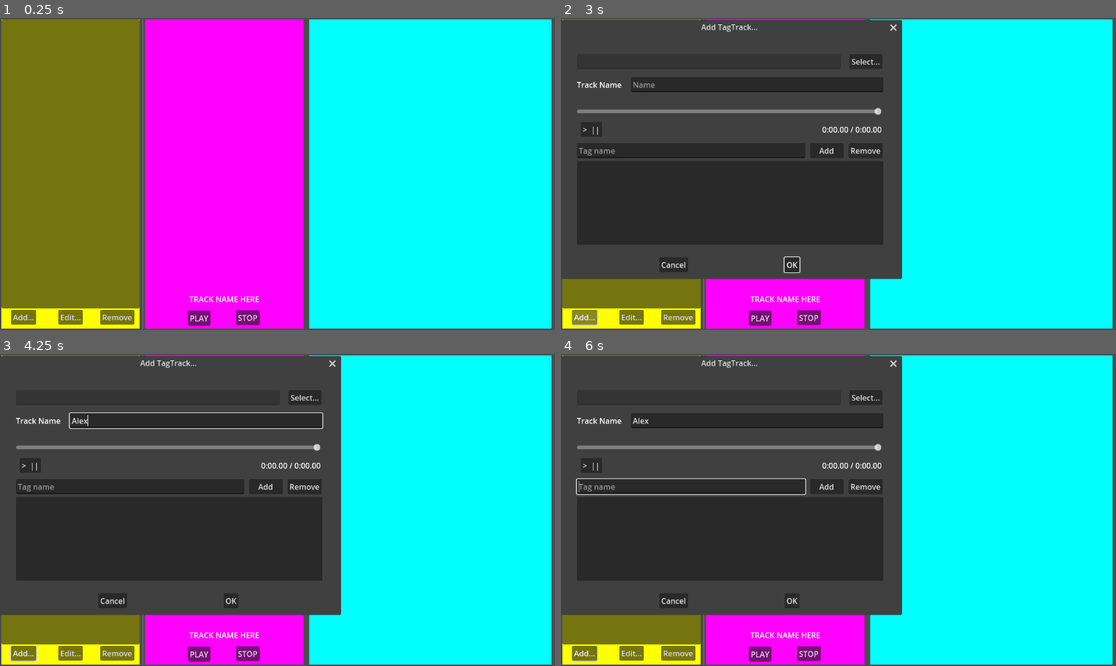
Above: before the commit, frames 1-4 (two rows, left to right).
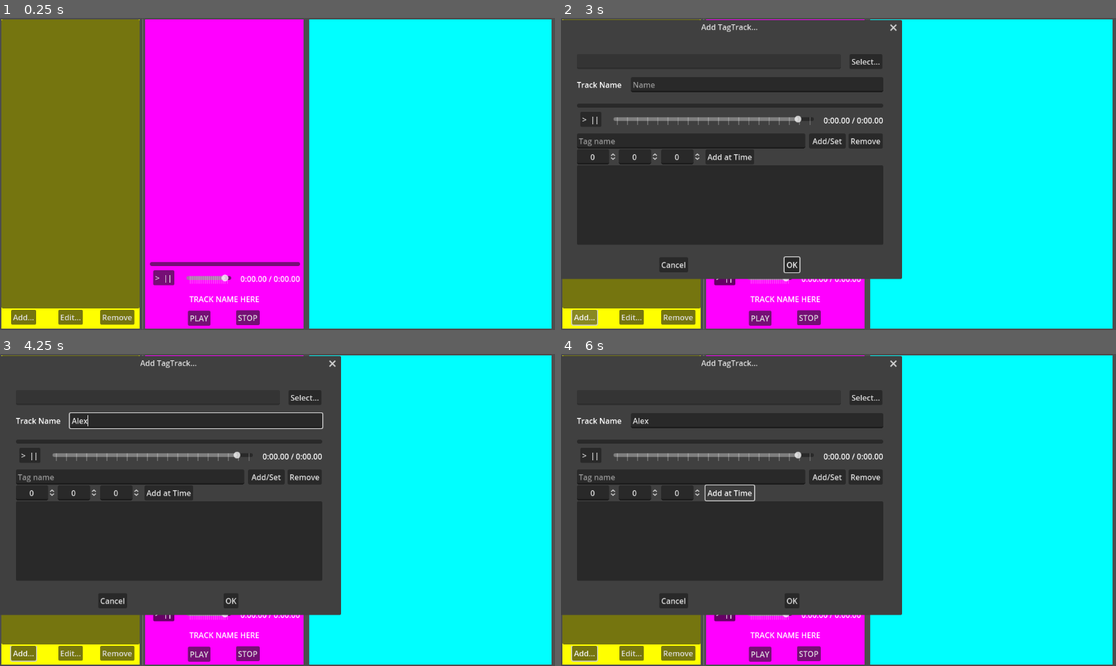
Above: after the commit, the same moments.

Repository: LawfulDickish/dunjam-master
Game: Godot game, scene res://main window.tscn
The game is run twice, just before and just after one commit, with the same random seed, the same clock (stepped at 60 frames per second) and the same inputs.
Inputs (mouse positions are in pixels of both pictures, inside the frame that each line leads up to):
- Up to frame 1 (0.25 s): no input
- Up to frame 2 (3 s): click (727, 276) at 0.5 s, where only the run after the commit has a clickable "> ||"; click "PLAY" at 1.25 s; click "PLAY" at 2 s; click "Add..." at 2.75 s
- Up to frame 3 (4.25 s): click (194, 419) at 3.52 s; type "Alex" at 3.6 s
- Up to frame 4 (6 s): click "Add" (after the commit: "Add/Set") at 4.25 s; click "Remove" at 5 s; click (727, 494) at 5.75 s, where only the run after the commit has a clickable "Add at Time"

The runs differ from the first frame. In frame 1, 0.8% of the frame differs, in the area x 26-55%, y 78-86%; in frame 2, 2.1%; in frame 3, 2.1%; in frame 4, 2.4%, in the area x 2-59%, y 28-86%.

Commit message:
Add_Track_Popup Functionality Test Push
Set the player to be its own scene and refactored the code so that it could be instantiated in the main window and pull double duty as the track player. Changed the song progress tracker to a scroll bar instead of a value bar, and shifted the value bar to control volume. Added the ability to numerically set the timestamps for tags, to allow for more precise adjustments. Will need to do some user testing to make sure interface is functional before moving on to core functionality

Diff:
--- a/add_track_popup.gd
+++ b/add_track_popup.gd
@@ -10,60 +10,22 @@
 
 # Called every frame. 'delta' is the elapsed time since the previous frame.
 func _process(delta: float) -> void:
-	if $SongProgress/AudioStreamPlayer.playing:
-		$SongProgress.value = $SongProgress/AudioStreamPlayer.get_playback_position()
 	pass
-
 
 func _on_file_select_button_pressed() -> void:
 	$TrackSelect.visible = true
 	pass # Replace with function body.
 
 func _on_track_select_file_selected(path: String) -> void:
-	$TagTrack.addtrack(path)
-	$Tags/List.clear()
-	$SongProgress/AudioStreamPlayer.stream = $TagTrack.track
-	$SongProgress.max_value = $SongProgress/AudioStreamPlayer.stream.get_length()
-	$SongProgress.value = 0
-	$SongProgress/Timecode.text = timecode_text($SongProgress.value) + " / " + timecode_text($SongProgress.max_value)
-	$SongProgress/PlayPause.button_pressed = false
-
+	$PlayerWidget.load_track_by_file(path)
 	$FilePath.text = path
 	$NameInput.text = path.substr(path.rfind("/")+1,path.rfind(".")-path.rfind("/")-1)
 	#Auto-completes the name based on the filename by grabbing a substring between the last instance of the path "/" and the filename "."
 	pass # Replace with function body.
 
 
-func _on_play_pause_toggled(toggled_on: bool) -> void:
-	if toggled_on:
-		$SongProgress/AudioStreamPlayer.play($SongProgress.value)
-	else:
-		$SongProgress/AudioStreamPlayer.stop()
-	pass # Replace with function body.
-
-
-func _on_song_progress_value_changed(value: float) -> void:
-	$SongProgress/Timecode.text = timecode_text($SongProgress.value) + " / " + timecode_text($SongProgress.max_value)
-	if $SongProgress/AudioStreamPlayer.playing and dragged:
-		$SongProgress/AudioStreamPlayer.seek($SongProgress.value)
-	pass # Replace with function body.
-
-func timecode_text(length: float, precision: float = 2) -> String:
-	var format = "%d:%0{0}.{1}f"
-	var offset = 3 if precision > 0 else 2
-	format = format.format([precision + offset, precision])
-	var timecode = format % [ length / 60 , length - (floor(length / 60) * 60)]
-	return timecode
-
-func text_timecode(timecode: String):
-	var length
-	var minutes = timecode.split(":")[0] as int
-	var seconds = timecode.split(":")[1] as float
-	length = minutes * 60.0 + seconds
-	return length
-
 func get_tag_name(tag: String) -> String: return tag.split(SEPARATOR)[1]
-func get_tag_timecode(tag: String) -> float: return text_timecode(tag.split(SEPARATOR)[0])
+func get_tag_timecode(tag: String) -> float: return $PlayerWidget.text_timecode(tag.split(SEPARATOR)[0])
 
 func get_tag_list() -> Array:
 	var names = []
@@ -71,42 +33,48 @@
 		names.append($Tags/List.get_item_text(x).split(SEPARATOR)[1])
 	return names
 
-
-func _on_song_progress_drag_started() -> void:
-	dragged = true
-	pass # Replace with function body.
-
-
-func _on_song_progress_drag_ended(value_changed: bool) -> void:
-	dragged = false
-	pass # Replace with function body.
-
-
-func _on_audio_stream_player_finished() -> void:
-	$SongProgress/PlayPause.button_pressed = false
-	pass # Replace with function body.
-
-
 func _on_add_pressed() -> void:
 	if !($Tags/Input.text == ""):
-		var name_code = timecode_text($SongProgress.value) + SEPARATOR + $Tags/Input.text
+		var name_code = $PlayerWidget.timecode_text($PlayerWidget/Progress.value) + SEPARATOR + $Tags/Input.text
 		if ($Tags/Input.text in get_tag_list()):
 			$Tags/List.set_item_text(get_tag_list().find($Tags/Input.text),name_code)
 		else:
 			$Tags/List.add_item(name_code)
 		$Tags/Input.text = ""
-	pass # Replace with function body.
+
+	#Sets the timecode spinners to the current time even if nothing is added to tags
+	set_time_spinners($PlayerWidget/Progress.value)
+	pass
 
 
 func _on_remove_pressed() -> void:
 	for select in $Tags/List.get_selected_items():
 		$Tags/List.remove_item(select)
-	pass # Replace with function body.
+	pass
 
 
 func _on_list_item_activated(index: int) -> void:
-	if $SongProgress/AudioStreamPlayer.playing:
-		$SongProgress/AudioStreamPlayer.seek(get_tag_timecode($Tags/List.get_item_text(index)))
+	if $PlayerWidget/AudioStreamPlayer.playing:
+		$PlayerWidget/AudioStreamPlayer.seek(get_tag_timecode($Tags/List.get_item_text(index)))
 	else:
-		$SongProgress.value = get_tag_timecode($Tags/List.get_item_text(index))
-	pass # Replace with function body.
+		$PlayerWidget/Progress.value = get_tag_timecode($Tags/List.get_item_text(index))
+	pass
+
+
+func set_time_spinners(timestamp: float) -> void:
+	$Tags/Minutes.value = floor(timestamp / 60)
+	$Tags/Seconds.value = (timestamp as int) % 60
+	$Tags/Milliseconds.value = (timestamp - floor(timestamp)) * 100
+	pass
+
+
+func _on_add_at_time_pressed() -> void:
+	if !($Tags/Input.text == ""):
+		var test = "%d:%02d.%02d" % [$Tags/Minutes.value,$Tags/Seconds.value,$Tags/Milliseconds.value]
+		var name_code = test + SEPARATOR + $Tags/Input.text
+		if ($Tags/Input.text in get_tag_list()):
+			$Tags/List.set_item_text(get_tag_list().find($Tags/Input.text),name_code)
+		else:
+			$Tags/List.add_item(name_code)
+		$Tags/Input.text = ""
+	pass
--- a/add_track_popup.tscn
+++ b/add_track_popup.tscn
@@ -1,7 +1,8 @@
-[gd_scene load_steps=3 format=3 uid="uid://hvkjwb6jw32m"]
+[gd_scene load_steps=4 format=3 uid="uid://hvkjwb6jw32m"]
 
 [ext_resource type="Script" path="res://add_track_popup.gd" id="1_4rbui"]
 [ext_resource type="PackedScene" uid="uid://p4edf6k1vy48" path="res://tag_track.tscn" id="2_ym7ur"]
+[ext_resource type="PackedScene" uid="uid://bw8huqk4q6gpa" path="res://player.tscn" id="3_ds3gb"]
 
 [node name="AddTrackPopup" type="Control"]
 layout_mode = 3
@@ -73,42 +74,15 @@
 offset_bottom = 27.0
 text = "Track Name"
 
-[node name="SongProgress" type="HSlider" parent="."]
+[node name="PlayerWidget" parent="." instance=ExtResource("3_ds3gb")]
 layout_mode = 1
 anchors_preset = 10
-anchor_right = 1.0
+anchor_left = 0.0
+anchor_bottom = 0.0
 offset_left = 25.0
-offset_top = 136.0
-offset_right = -25.0
-offset_bottom = 164.0
-grow_horizontal = 2
-max_value = 0.0
-step = 0.01
-
-[node name="AudioStreamPlayer" type="AudioStreamPlayer" parent="SongProgress"]
-
-[node name="Timecode" type="Label" parent="SongProgress"]
-layout_mode = 1
-anchors_preset = 1
-anchor_left = 1.0
-anchor_right = 1.0
-offset_left = -125.0
-offset_top = 40.0
-offset_right = -1.00018
-offset_bottom = 63.0
-grow_horizontal = 0
-text = "0:00.00 / 0:00.00"
-horizontal_alignment = 2
-
-[node name="PlayPause" type="Button" parent="SongProgress"]
-layout_mode = 0
-offset_left = 8.0
-offset_top = 36.0
-offset_right = 52.0
-offset_bottom = 67.0
-toggle_mode = true
-text = ">  ||
-"
+offset_top = 122.0
+offset_right = -23.0002
+offset_bottom = 196.0
 
 [node name="Tags" type="Control" parent="."]
 layout_mode = 1
@@ -116,7 +90,7 @@
 anchor_right = 1.0
 anchor_bottom = 1.0
 offset_left = 25.0
-offset_top = 216.0
+offset_top = 196.0
 offset_right = -23.0002
 offset_bottom = -16.0
 grow_horizontal = 2
@@ -126,7 +100,7 @@
 layout_mode = 2
 anchor_right = 1.0
 anchor_bottom = 1.0
-offset_top = 37.0
+offset_top = 66.0
 auto_height = true
 text_overrun_behavior = 2
 max_columns = 0
@@ -146,11 +120,11 @@
 anchors_preset = 1
 anchor_left = 1.0
 anchor_right = 1.0
-offset_left = -152.0
-offset_right = -82.0
+offset_left = -154.0
+offset_right = -78.0
 offset_bottom = 31.0
 grow_horizontal = 0
-text = "Add"
+text = "Add/Set"
 
 [node name="Remove" type="Button" parent="Tags"]
 layout_mode = 1
@@ -162,13 +136,49 @@
 offset_bottom = 31.0
 text = "Remove"
 
+[node name="Minutes" type="SpinBox" parent="Tags"]
+layout_mode = 1
+anchors_preset = -1
+offset_top = 33.0
+offset_right = 83.0625
+offset_bottom = 64.0
+alignment = 1
+select_all_on_focus = true
+
+[node name="Seconds" type="SpinBox" parent="Tags"]
+layout_mode = 1
+anchors_preset = -1
+offset_left = 87.0
+offset_top = 33.0
+offset_right = 170.063
+offset_bottom = 64.0
+max_value = 59.0
+alignment = 1
+select_all_on_focus = true
+
+[node name="Milliseconds" type="SpinBox" parent="Tags"]
+layout_mode = 1
+anchors_preset = -1
+offset_left = 175.0
+offset_top = 33.0
+offset_right = 258.063
+offset_bottom = 64.0
+max_value = 99.0
+alignment = 1
+select_all_on_focus = true
+
+[node name="AddAtTime" type="Button" parent="Tags"]
+layout_mode = 1
+anchors_preset = -1
+offset_left = 267.0
+offset_top = 33.0
+offset_right = 368.0
+offset_bottom = 64.0
+text = "Add at Time"
+
 [connection signal="file_selected" from="TrackSelect" to="." method="_on_track_select_file_selected"]
 [connection signal="pressed" from="FilePath/FileSelectButton" to="." method="_on_file_select_button_pressed"]
-[connection signal="drag_ended" from="SongProgress" to="." method="_on_song_progress_drag_ended"]
-[connection signal="drag_started" from="SongProgress" to="." method="_on_song_progress_drag_started"]
-[connection signal="value_changed" from="SongProgress" to="." method="_on_song_progress_value_changed"]
-[connection signal="finished" from="SongProgress/AudioStreamPlayer" to="." method="_on_audio_stream_player_finished"]
-[connection signal="toggled" from="SongProgress/PlayPause" to="." method="_on_play_pause_toggled"]
 [connection signal="item_activated" from="Tags/List" to="." method="_on_list_item_activated"]
 [connection signal="pressed" from="Tags/Add" to="." method="_on_add_pressed"]
 [connection signal="pressed" from="Tags/Remove" to="." method="_on_remove_pressed"]
+[connection signal="pressed" from="Tags/AddAtTime" to="." method="_on_add_at_time_pressed"]
--- a/main window.tscn
+++ b/main window.tscn
@@ -1,7 +1,8 @@
-[gd_scene load_steps=4 format=3 uid="uid://bvkl735cc732n"]
+[gd_scene load_steps=5 format=3 uid="uid://bvkl735cc732n"]
 
 [ext_resource type="Script" path="res://main_window.gd" id="1_kjmxv"]
 [ext_resource type="PackedScene" uid="uid://hvkjwb6jw32m" path="res://add_track_popup.tscn" id="2_hufrx"]
+[ext_resource type="PackedScene" uid="uid://bw8huqk4q6gpa" path="res://player.tscn" id="2_yybn1"]
 
 [sub_resource type="AudioStream" id="AudioStream_gn6wl"]
 resource_name = "test"
@@ -207,6 +208,16 @@
 grow_vertical = 0
 text = "STOP"
 
+[node name="SongPlayer" parent="PanelHolder/TrackDependencies/InfoSection" instance=ExtResource("2_yybn1")]
+layout_mode = 1
+anchor_left = 0.0303952
+anchor_top = 0.766355
+anchor_right = 0.978723
+anchor_bottom = 0.883178
+offset_left = 0.0
+offset_bottom = 0.0
+metadata/_edit_use_anchors_ = true
+
 [node name="PopupWindow" type="ConfirmationDialog" parent="."]
 title = "Add TagTrack..."
 position = Vector2i(0, 36)
--- /dev/null
+++ b/player.gd
@@ -0,0 +1,73 @@
+extends Control
+var natProg = false
+
+
+# Called when the node enters the scene tree for the first time.
+func _ready() -> void:
+	if $TagTrack.track != null:
+		$AudioStreamPlayer.stream = $TagTrack.track
+		$Progress.max_value = $AudioStreamPlayer.stream.get_length()
+		$Progress.value = 0
+		$Progress.step = .01
+		$Progress.page = 5
+		$Progress/PlayPause.button_pressed = false
+	pass
+
+# Called every frame. 'delta' is the elapsed time since the previous frame.
+func _process(delta: float) -> void:
+	if $AudioStreamPlayer.playing:
+		natProg = true
+		$Progress.value = $AudioStreamPlayer.get_playback_position()
+		natProg = false
+	pass
+
+
+func load_track_by_file(path: String) -> void:
+	$TagTrack.addtrack(path)
+	_ready()
+	pass
+
+func load_track(track: AudioStream) -> void:
+	$TagTrack.track = track
+	_ready()
+	pass
+
+func timecode_text(length: float, precision: float = 2) -> String:
+	var format = "%d:%0{0}.{1}f"
+	var offset = 3 if precision > 0 else 2
+	format = format.format([precision + offset, precision])
+	var timecode = format % [ length / 60 , length - (floor(length / 60) * 60)]
+	return timecode
+
+func text_timecode(timecode: String) -> float:
+	var length
+	var minutes = timecode.split(":")[0] as int
+	var seconds = timecode.split(":")[1] as float
+	length = minutes * 60.0 + seconds
+	return length
+
+func get_timestamp() -> float:
+	return $Progress.value
+
+func _on_play_pause_toggled(toggled_on: bool) -> void:
+	if toggled_on:
+		$AudioStreamPlayer.play($Progress.value)
+	else:
+		$AudioStreamPlayer.stop()
+	pass
+
+func _on_audio_stream_player_finished() -> void:
+	$Progress/PlayPause.button_pressed = false
+	pass
+
+func _on_progress_value_changed(value: float) -> void:
+	#Set timecode
+	$Progress/Timecode.text = timecode_text($Progress.value) + " / " + timecode_text($Progress.max_value)
+	if $AudioStreamPlayer.playing and !natProg:
+		$AudioStreamPlayer.seek($Progress.value)
+	pass
+
+
+func _on_volume_value_changed(value: float) -> void:
+	$AudioStreamPlayer.volume_db = value
+	pass # Replace with function body.
--- /dev/null
+++ b/player.tscn
@@ -0,0 +1,74 @@
+[gd_scene load_steps=3 format=3 uid="uid://bw8huqk4q6gpa"]
+
+[ext_resource type="Script" path="res://player.gd" id="1_2tko4"]
+[ext_resource type="PackedScene" uid="uid://p4edf6k1vy48" path="res://tag_track.tscn" id="1_d052e"]
+
+[node name="SongPlayer" type="Control"]
+layout_mode = 3
+anchor_left = -0.001
+anchor_right = 1.0
+anchor_bottom = 0.117
+offset_left = 0.152
+offset_bottom = 0.183998
+grow_horizontal = 2
+script = ExtResource("1_2tko4")
+
+[node name="TagTrack" parent="." instance=ExtResource("1_d052e")]
+
+[node name="AudioStreamPlayer" type="AudioStreamPlayer" parent="."]
+
+[node name="Volume" type="HSlider" parent="."]
+layout_mode = 1
+anchors_preset = 12
+anchor_top = 1.0
+anchor_right = 1.0
+anchor_bottom = 1.0
+offset_left = 76.0
+offset_top = -38.0
+offset_right = -143.0
+offset_bottom = -22.0
+grow_horizontal = 2
+grow_vertical = 0
+min_value = -75.0
+max_value = 5.0
+tick_count = 20
+ticks_on_borders = true
+
+[node name="Progress" type="HScrollBar" parent="."]
+layout_mode = 1
+anchors_preset = 10
+anchor_right = 1.0
+offset_top = 12.0
+offset_bottom = 20.0
+grow_horizontal = 2
+rotation = -6.28319
+max_value = 0.0
+custom_step = 30.0
+
+[node name="Timecode" type="Label" parent="Progress"]
+layout_mode = 1
+anchors_preset = 1
+anchor_left = 1.0
+anchor_right = 1.0
+offset_left = -124.0
+offset_top = 23.0
+offset_right = -0.000244141
+offset_bottom = 46.0
+grow_horizontal = 0
+text = "0:00.00 / 0:00.00"
+horizontal_alignment = 2
+
+[node name="PlayPause" type="Button" parent="Progress"]
+layout_mode = 0
+offset_left = 7.0
+offset_top = 17.0
+offset_right = 51.0
+offset_bottom = 48.0
+toggle_mode = true
+text = ">  ||
+"
+
+[connection signal="finished" from="AudioStreamPlayer" to="." method="_on_audio_stream_player_finished"]
+[connection signal="value_changed" from="Volume" to="." method="_on_volume_value_changed"]
+[connection signal="value_changed" from="Progress" to="." method="_on_progress_value_changed"]
+[connection signal="toggled" from="Progress/PlayPause" to="." method="_on_play_pause_toggled"]
